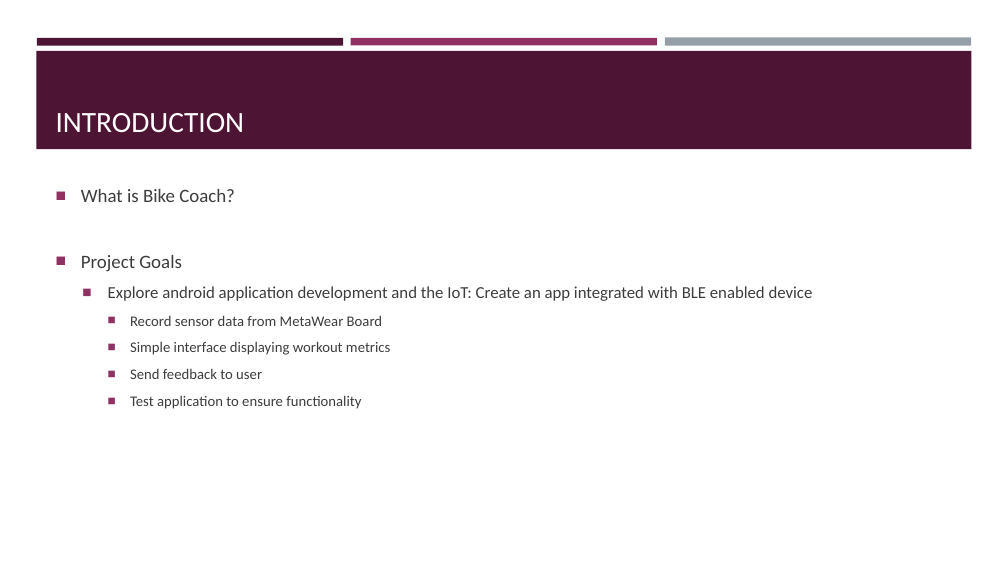
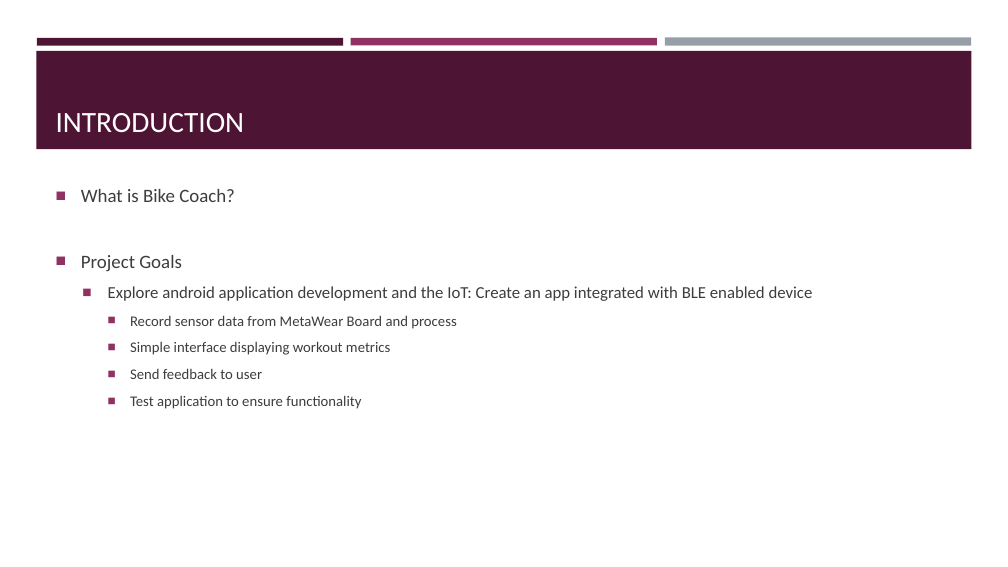
Before and after one commit to oliavd/bikeSpeedMonitor, a slide deck: slide 2 of ProjectMileStone2/MileStone2.pptx. Drawn at 1008x567 pixels with LibreOffice and Linux fonts; fonts in the diff are those of the drawing. Boxes give left, top, right and bottom in pixels: in the first picture for what was removed or moved away, otherwise in the second. Text is boxed around its words. In the diff, an @@ line names an element or a change of style, - is before the commit and + after.

```diff
--- a/ProjectMileStone2/MileStone2.pptx
+++ b/ProjectMileStone2/MileStone2.pptx
@@ text at <box>130,315,456,329</box>: text changed @@
-    ■ Record sensor data from MetaWear Board
+    ■ Record sensor data from MetaWear Board and process
```
Also in this commit, not shown: 3 other slides changed, 2 slides added, 1 slide removed, 15 other files.
